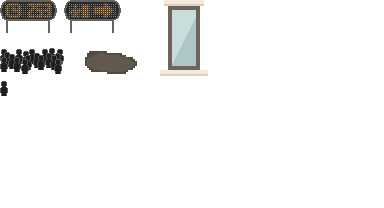
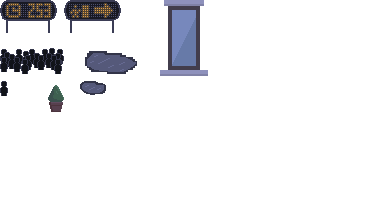
Two versions of the same layered image (384×208). Layer-by-layer changes:
removed layer "Livello 1" over [160, 0, 208, 76]
removed layer "Puddle" over [85, 51, 137, 74]
removed layer "Crowd" over [0, 48, 64, 74]
removed layer "Man" over [0, 81, 8, 96]
removed layer "Cartello2" over [64, 0, 121, 33]
removed layer "Cartello" over [0, 0, 57, 33]
added layer "Livello 2" (multiply, 52%) above "Livello 3" over [0, 0, 208, 112]
added layer "Livello 3" over [0, 0, 208, 112]
